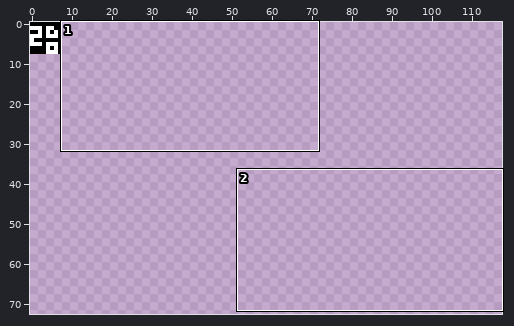
Pixel-art file: scenes/terrain/terrain.aseprite. The picture above shows the old version from afar; the outline marks the close-up.
Close-up. The starting point:
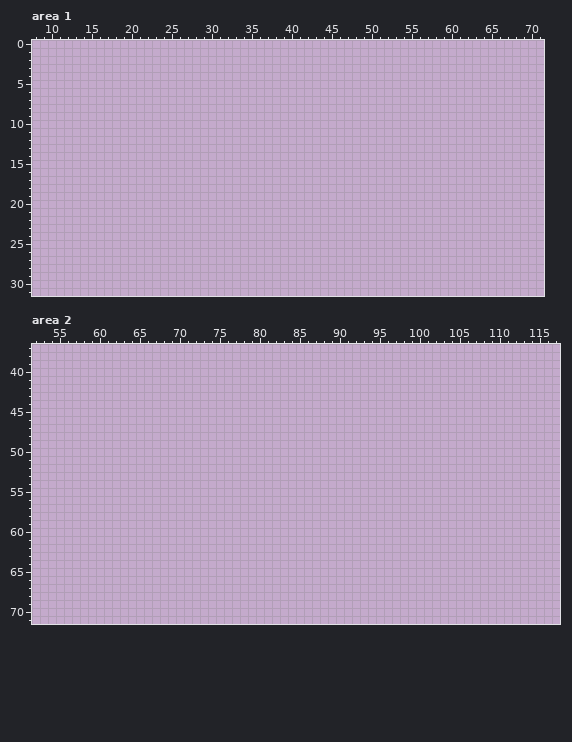
128x128 pixels, 1 frame. Colours within 5 levels of each other are drawn and written as one. Shown: area 1: x 8..71, y 0..31; area 2: x 52..117, y 37..71. The wide view leaves out empty margins.
The same view after the edit:
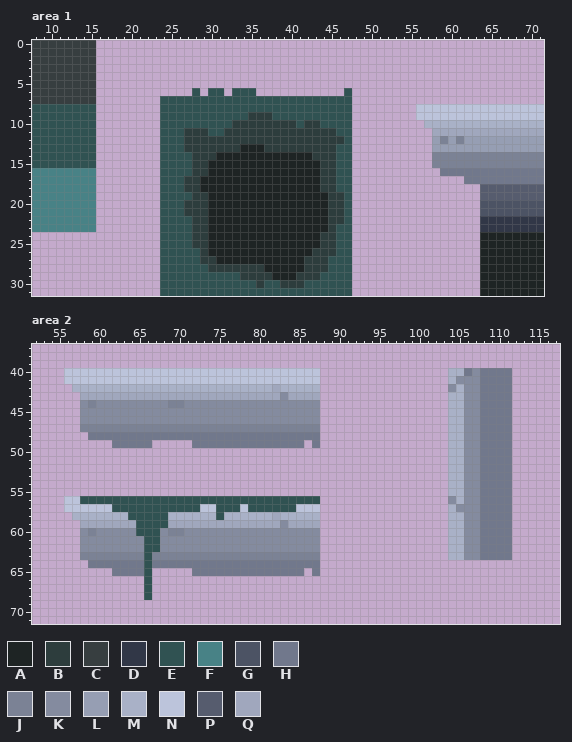
Palette (. is transparent): A #1e2424  B #2d3d3d  C #373e40  D #313747  E #305252  F #488286  G #4c5364  H #71788c  J #7b8295  K #848b9f  L #969eb3  M #a9b1c7  N #bcc4db  P #565c6e  Q #a0a7bd
The author wrote: Play around with opening level background, terrain visuals
Changes in this commit:
Changed rows in their new state; - is an unchanged pixel.
Area 1:
first column x 8:
 0 CCCCCCCC--------------------------------------------------------
 1 CCCCCCCC--------------------------------------------------------
 2 CCCCCCCC--------------------------------------------------------
 3 CCCCCCCC--------------------------------------------------------
 4 CCCCCCCC--------------------------------------------------------
 5 CCCCCCCC--------------------------------------------------------
 6 CCCCCCCC------------E-EE-EEE-----------E------------------------
 7 CCCCCCCC--------EEEEEEEEEEEEEEEEEEEEEEEE------------------------
 8 EEEEEEEE--------EEEEEEEEEEEEEEEEEEEEEEEE--------NNNNNNNNNNNNNNNN
 9 EEEEEEEE--------EEEEEEEEEEEBBBEEEEEEEEEE--------NNNNNNNNNNNNNNNN
10 EEEEEEEE--------EEEEEEEEEBBBBBBBBEBBEEEE---------MMMMMMMMMMMMMMM
11 EEEEEEEE--------EEEBBBEEBBBBBBBBBBBBBBEE----------QQQQQQQQQQQQQQ
12 EEEEEEEE--------EEEBBBBBBBBBBBBBBBBBBBBE----------LJLJLLLLLLLLLL
13 EEEEEEEE--------EEEBBBBBBBAAABBBBBBBBBEE----------LLLLLLLLLLLLLL
14 EEEEEEEE--------EEEEBBBAAAAAAAAAAAABBBEE----------JJJJJJJJJJJJJJ
15 EEEEEEEE--------EEEEBBAAAAAAAAAAAAAABBEE----------JJJJJJJJJJJJJJ
16 FFFFFFFF--------EEEEBBAAAAAAAAAAAAAABBEE-----------HHHHHHHHHHHHH
17 FFFFFFFF--------EEEBBAAAAAAAAAAAAAAABBEE--------------HHHHHHHHHH
18 FFFFFFFF--------EEEBBAAAAAAAAAAAAAAABBEE----------------PPPPPPPP
19 FFFFFFFF--------EEEEBBAAAAAAAAAAAAAAABBE----------------PPPPPPPP
20 FFFFFFFF--------EEEBBBAAAAAAAAAAAAAAABBE----------------GGGGGGGG
21 FFFFFFFF--------EEEBBBAAAAAAAAAAAAAAABBE----------------GGGGGGGG
22 FFFFFFFF--------EEEEBBAAAAAAAAAAAAAAABBE----------------DDDDDDDD
23 FFFFFFFF--------EEEEBBAAAAAAAAAAAAAAABEE----------------DDDDDDDD
24 ----------------EEEEBBAAAAAAAAAAAAAABBEE----------------AAAAAAAA
25 ----------------EEEEBBAAAAAAAAAAAAAABBEE----------------AAAAAAAA
26 ----------------EEEEEBAAAAAAAAAAAAABBBEE----------------AAAAAAAA
27 ----------------EEEEEBBAAAAAAAAAAABBBEEE----------------AAAAAAAA
28 ----------------EEEEEEBBBBBBBAAAAABBBEEE----------------AAAAAAAA
29 ----------------EEEEEEEEEEBBBBAAABBBEEEE----------------AAAAAAAA
30 ----------------EEEEEEEEEEEEBEEBBBEEEEEE----------------AAAAAAAA
31 ----------------EEEEEEEEEEEEEEEEEEEEEEEE----------------AAAAAAAA
Area 2:
first column x 56:
40 NNNNNNNNNNNNNNNNNNNNNNNNNNNNNNNN----------------MMHKHHHH
41 NNNNNNNNNNNNNNNNNNNNNNNNNNNNNNNN----------------MKKKHHHH
42 -MMMMMMMMMMMMMMMMMMMMMMMMMQMMMMM----------------KMKKHHHH
43 --QQQQQQQQQQQQQQQQQQQQQQQQQKQQQQ----------------MMKKHHHH
44 --KJKKKKKKKKKJJKKKKKKKKKKKKKKKKK----------------MMKKHHHH
45 --KKKKKKKKKKKKKKKKKKKKKKKKKKKKKK----------------MMKKHHHH
46 --KKKKKKKKKKKKKKKKKKKKKKKKKKKKKK----------------MMKKHHHH
47 --JJJJJJJJJJJJJJJJJJJJJJJJJJJJJJ----------------MMKKHHHH
48 ---HHHHHHHHHHHHHHHHHHHHHHHHHHHHH----------------MMKKHHHH
49 ------HHHHH-----HHHHHHHHHHHHHH-H----------------MMKKHHHH
50 ------------------------------------------------MMKKHHHH
51 ------------------------------------------------MMKKHHHH
52 ------------------------------------------------MMKKHHHH
53 ------------------------------------------------MMKKHHHH
54 ------------------------------------------------MMKKHHHH
55 ------------------------------------------------MMKKHHHH
56 NNEEEEEEEEEEEEEEEEEEEEEEEEEEEEEE----------------KMKKHHHH
57 NNNNNNEEEEEEEEEEENNEEENEEEEEENNN----------------MKKKHHHH
58 -MMMMMMMEEEEEMMMMMMEMMMMMMQMMMMM----------------MMKKHHHH
59 --QQQQQQQEEEEQQQQQQQQQQQQQQKQQQQ----------------MMKKHHHH
60 --KJKKKKKEEEKJJKKKKKKKKKKKKKKKKK----------------MMKKHHHH
61 --KKKKKKKKEEKKKKKKKKKKKKKKKKKKKK----------------MMKKHHHH
62 --KKKKKKKKEEKKKKKKKKKKKKKKKKKKKK----------------MMKKHHHH
63 --JJJJJJJJEJJJJJJJJJJJJJJJJJJJJJ----------------MMKKHHHH
64 ---HHHHHHHEHHHHHHHHHHHHHHHHHHHHH------------------------
65 ------HHHHE-----HHHHHHHHHHHHHH-H------------------------
66 ----------E---------------------------------------------
67 ----------E---------------------------------------------
68 ----------E---------------------------------------------
Boxes around the changes in both close-ups, in picture pixels (x1, y1, x2, y2):
added: (32, 40, 96, 232)
added: (160, 88, 352, 296)
added: (416, 104, 544, 296)
added: (64, 368, 320, 448)
added: (448, 368, 512, 560)
added: (64, 496, 320, 600)
